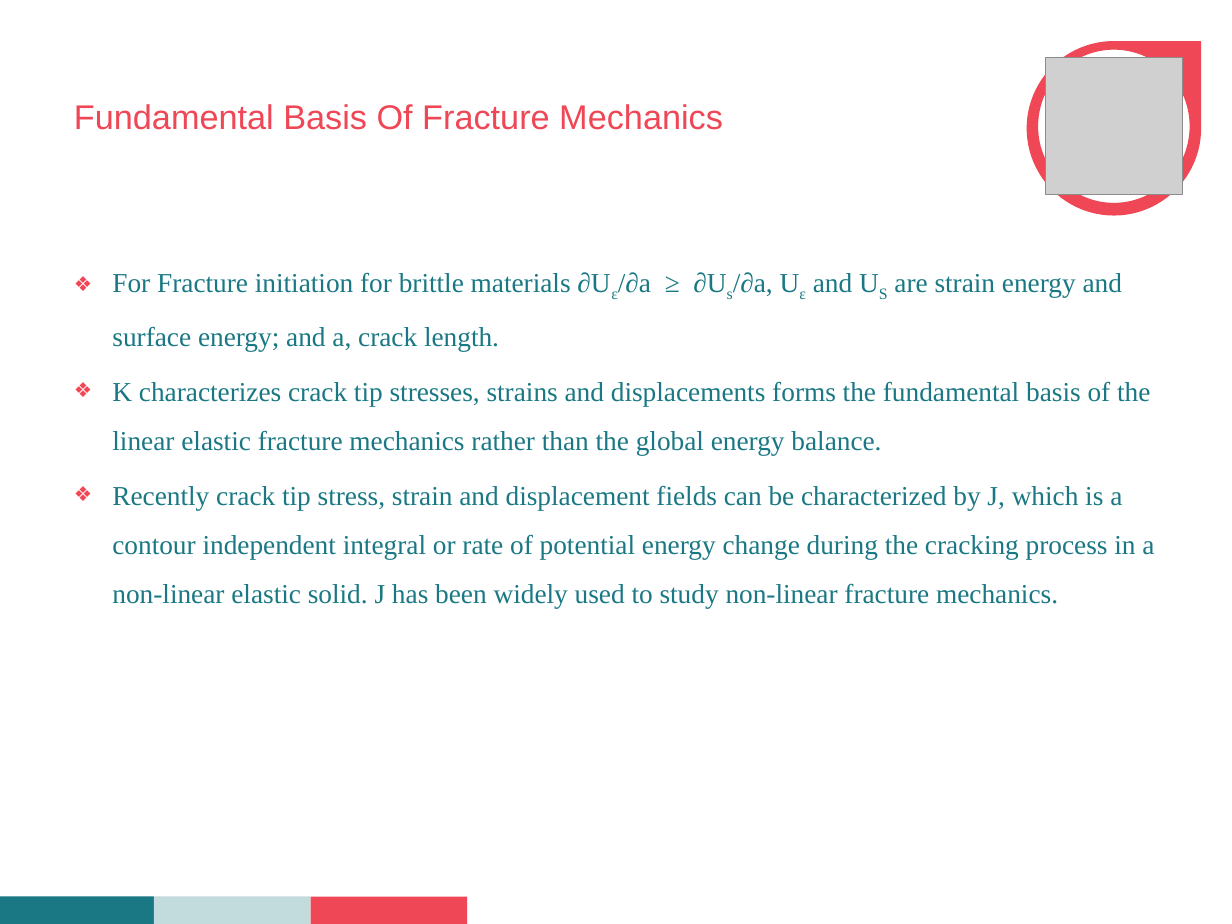
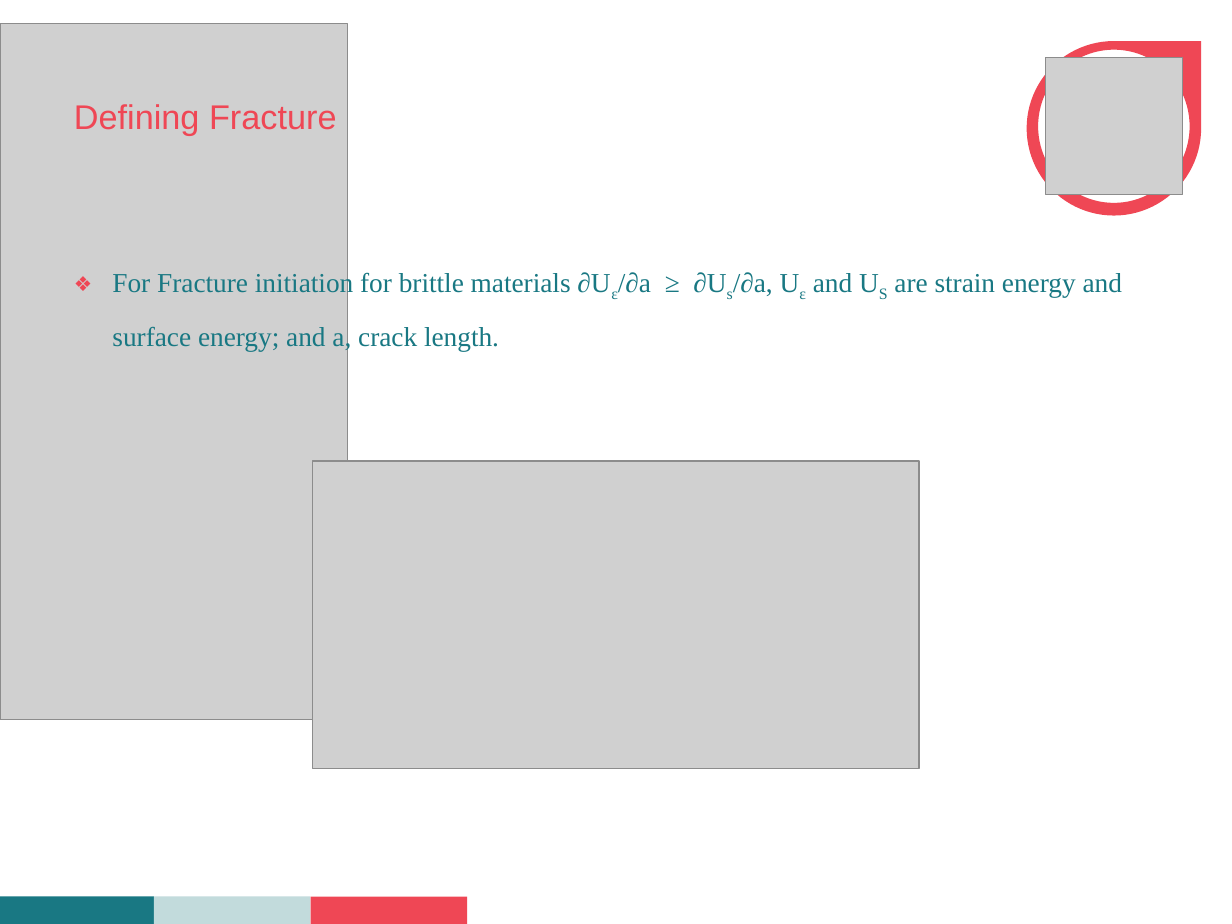
Before and after one commit to Abhinandan1996/seminar, a slide deck: slide 2 of seminar.pptx (slide 3 before the commit). Drawn at 1232x924 pixels with LibreOffice and Linux fonts; fonts in the diff are those of the drawing; grey boxes stand for pictures; background and template pictures are left out. Boxes give left, top, right and bottom in pixels: in the first picture for what was removed or moved away, otherwise in the second. Text is boxed around its words. In the diff, an @@ line names an element or a change of style, - is before the commit and + after.

```diff
--- a/seminar.pptx
+++ b/seminar.pptx
@@ picture added at (0,24,347,720) @@
@@ title at (74,104,336,135): text changed @@
-Fundamental Basis Of Fracture Mechanics
+Defining Fracture
@@ text at (112,381,1154,608): paragraphs removed @@
-❖ K characterizes crack tip stresses, strains and displacements forms the fundamental basis of the linear elastic fracture mechanics rather than the global energy balance.
-❖ Recently crack tip stress, strain and displacement fields can be characterized by J, which is a contour independent integral or rate of potential energy change during the cracking process in a non-linear elastic solid. J has been widely used to study non-linear fracture mechanics.
@@ picture added at (313,461,919,768) @@
```
Also in this commit, not shown: 13 other slides changed, 1 slide added, 10 slides removed, 2 other files.
